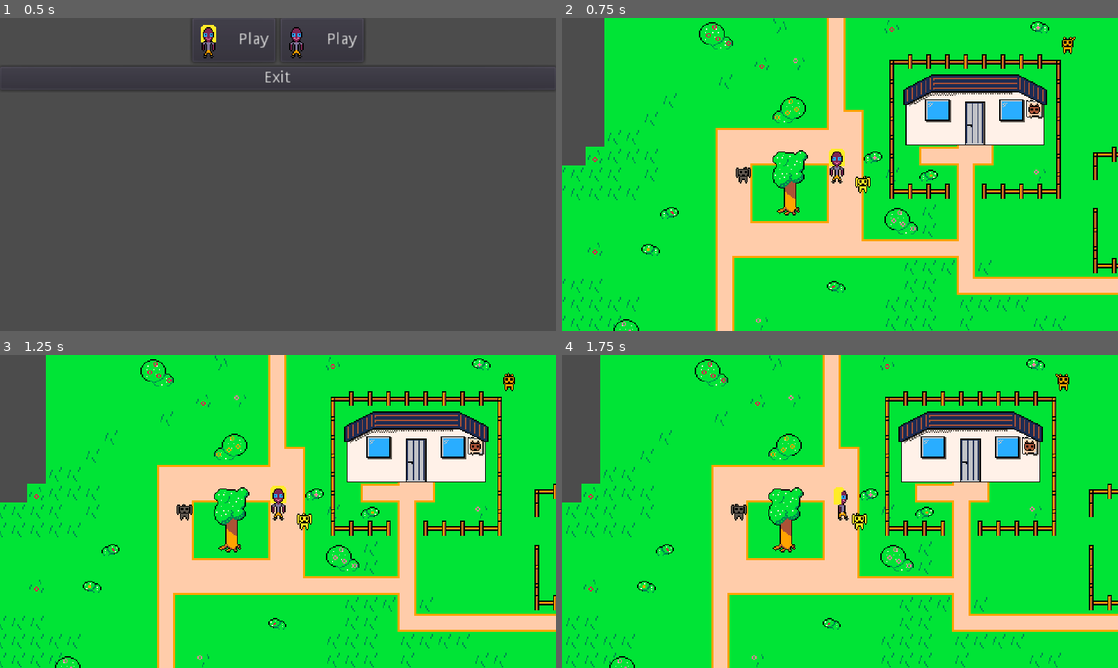
Above: before the commit, frames 1-4 (two rows, left to right).
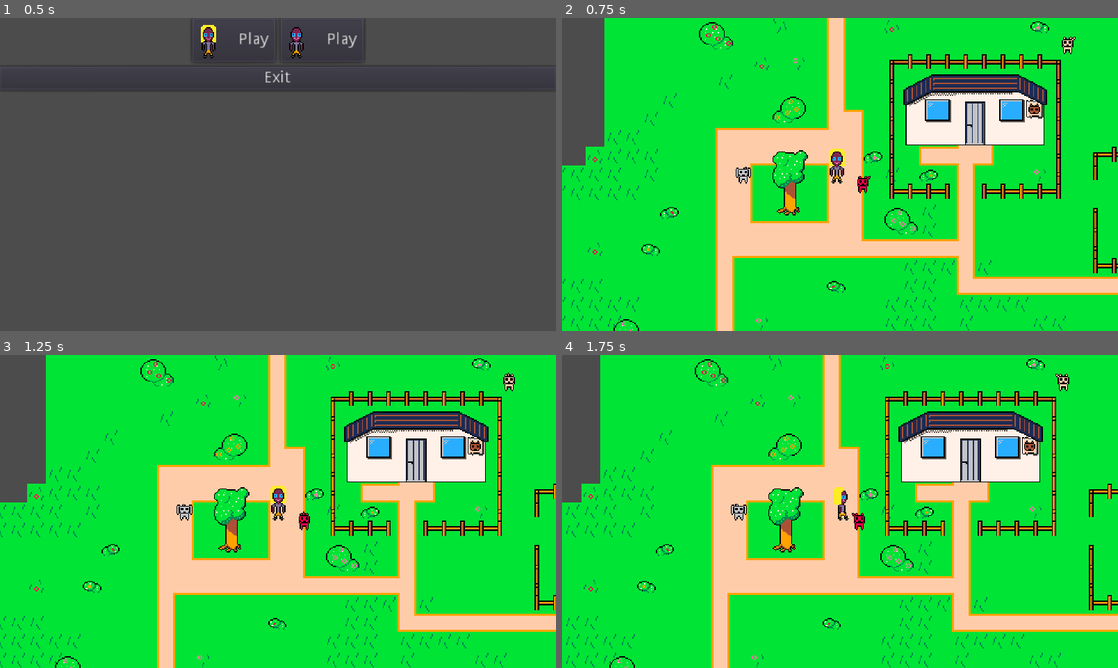
Above: after the commit, the same moments.

Repository: progsource/ggj2021
Game: Godot game, scene res://scenes/Title.tscn
Two runs of this game, one before a commit and one after it. Both use one fixed random seed, a clock stepped at 60 frames per second and the inputs below.
Inputs:
- Up to frame 1 (0.5 s): no input
- Up to frame 2 (0.75 s): click "Play" at 0.5 s
- Up to frame 3 (1.25 s): no input
- Up to frame 4 (1.75 s): hold Right (ui_right) from 1.28 s (still down)

Frame 1 is identical in both runs. In frame 2, 0.2% of the frame differs, in the area x 31-93%, y 6-56%; in frame 3, 0.2%; in frame 4, 0.2%, in the area x 30-91%, y 6-56%.

Commit message:
Added object pool for pet types to not get the same type twice at the same time

Diff:
--- a/code/scripts/GLOBAL.gd
+++ b/code/scripts/GLOBAL.gd
@@ -30,6 +30,7 @@
 var load_mutex = Mutex.new()
 var rng : RandomNumberGenerator
 var actor_factory = null
+var pet_type_object_pool = null
 
 
 var is_char_female : bool = true
@@ -42,6 +43,8 @@
 	rng.randomize()
 
 	actor_factory = load_my_resource("res://scripts/ActorFactory.gd").new()
+	pet_type_object_pool = load_my_resource("res://scripts/PetTypeObjectPool.gd").new()
+	pet_type_object_pool.init_pool()
 
 func load_my_resource(var path : String) -> Resource:
 	load_mutex.lock()
--- a/code/scripts/Neighborhood.gd
+++ b/code/scripts/Neighborhood.gd
@@ -1,4 +1,6 @@
 extends Node2D
+
+
 
 
 func _ready():
@@ -6,8 +8,10 @@
 	$player.add_child(player)
 
 	for c in $PetContainer.get_children():
-		var r = GLOBAL.rng.randi_range(0, GLOBAL.PetType.COUNT - 1)
-		c.pet_type = r
+		var pt = GLOBAL.pet_type_object_pool.get_random_pet_type()
+		if pt == -1:
+			break
+		c.pet_type = pt
 		var pos = c.get_position() + Vector2(8, 8)
-		var pet = GLOBAL.actor_factory.create_pet(r, pos)
+		var pet = GLOBAL.actor_factory.create_pet(pt, pos)
 		$objects.add_child(pet)
--- /dev/null
+++ b/code/scripts/PetTypeObjectPool.gd
@@ -0,0 +1,25 @@
+extends Reference
+
+var unused_pet_types = []
+var used_pet_types = []
+
+func init_pool() -> void:
+	for i in range(GLOBAL.PetType.COUNT - 1):
+		unused_pet_types.append(i)
+
+func get_random_pet_type() -> int :
+	if unused_pet_types.size() < 1:
+		return -1
+	var r = GLOBAL.rng.randi_range(0, unused_pet_types.size() - 1)
+	var i = unused_pet_types[r]
+	used_pet_types.append(i)
+	unused_pet_types.remove(r)
+	return i
+
+func return_type(pet_type : int) -> void :
+	var index = used_pet_types.find(pet_type)
+	if index == -1:
+		return
+
+	used_pet_types.remove(index)
+	unused_pet_types.append(pet_type)
